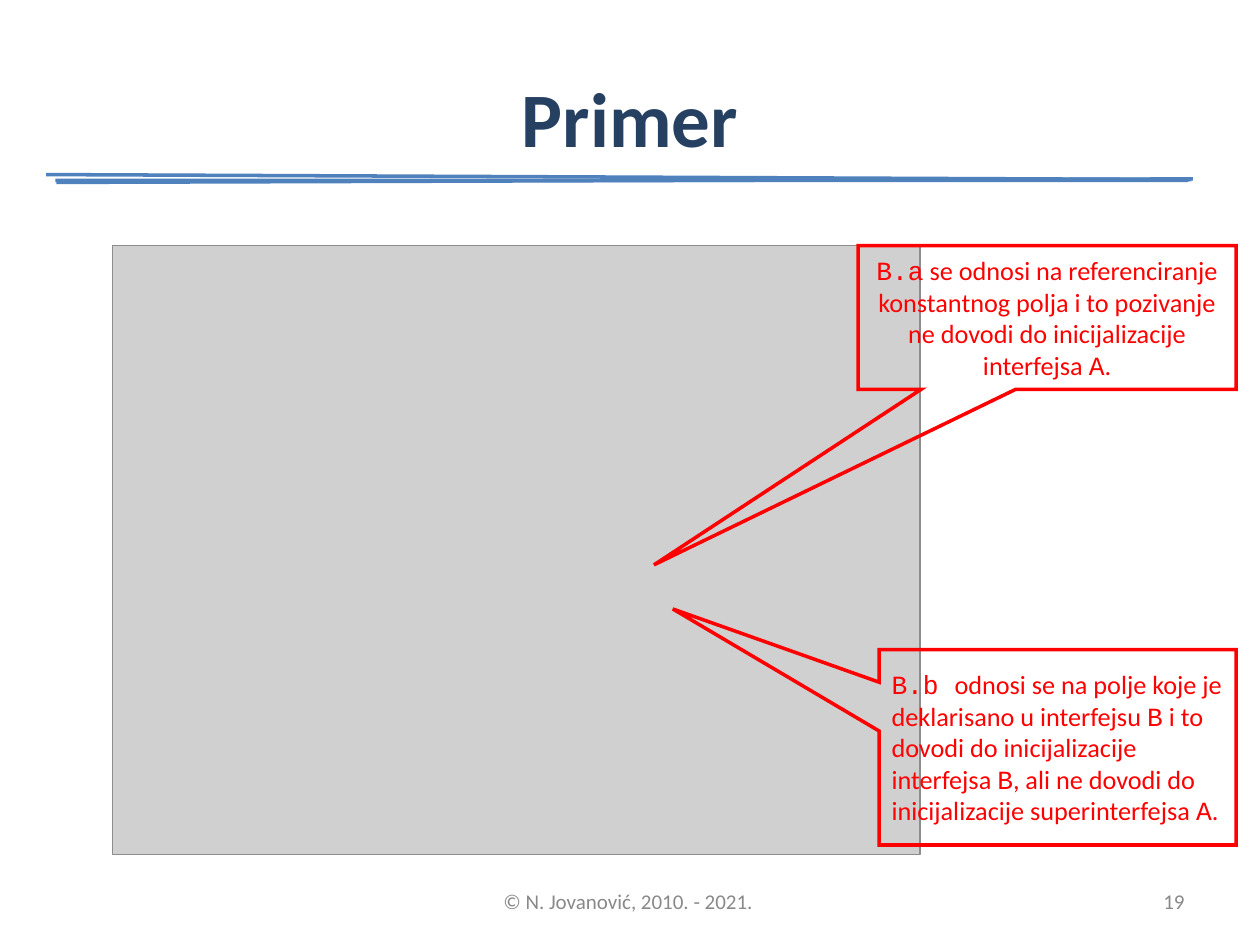
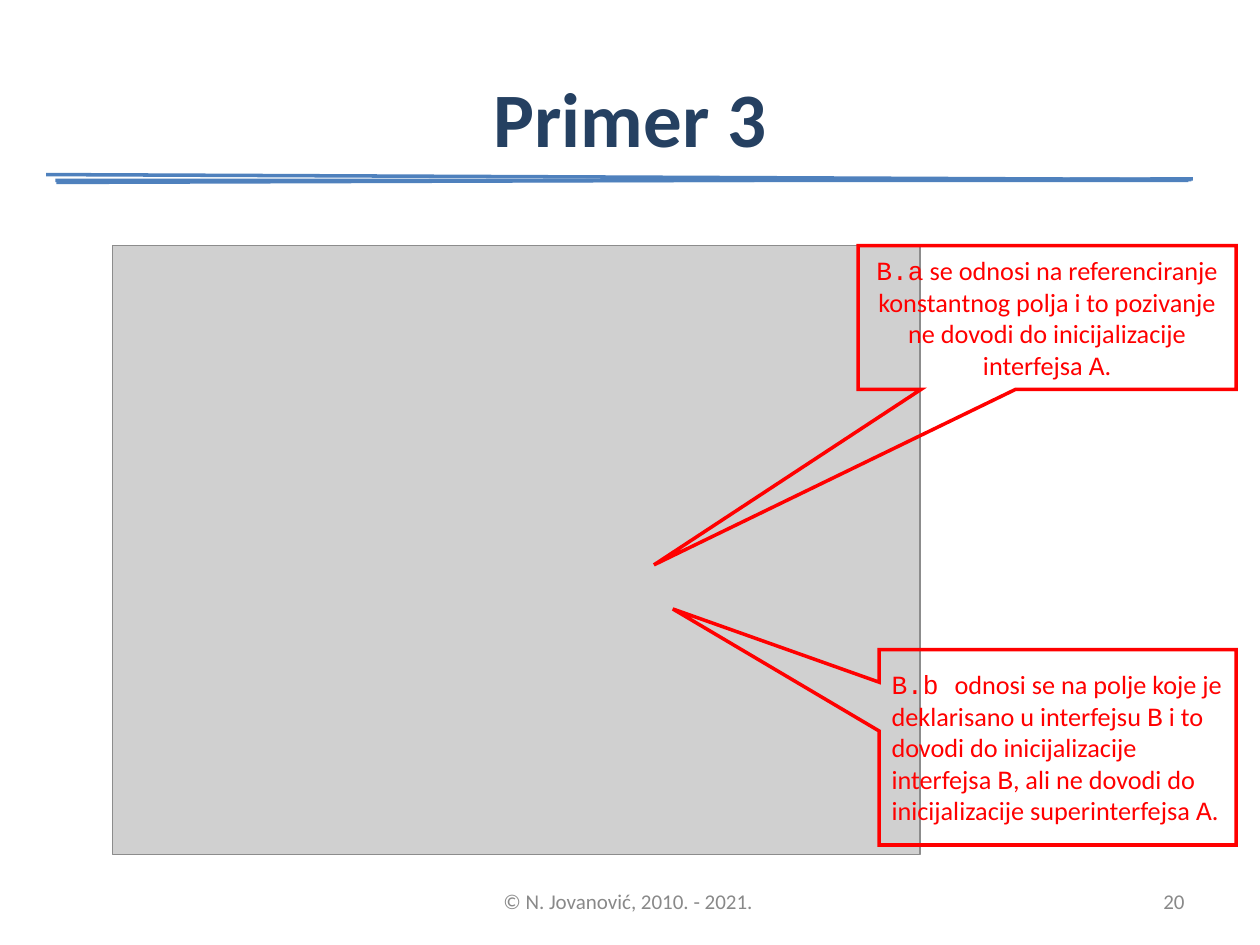
Before and after one commit to nndjov/oop2, a slide deck: slide 20 of 1_Izvrsavanja/1_IzvrsavanjePrograma.ppt (slide 19 before the commit). Drawn at 1260x945 pixels with LibreOffice and Linux fonts; fonts in the diff are those of the drawing; grey boxes stand for pictures. Boxes give left, top, right and bottom in pixels: in the first picture for what was removed or moved away, otherwise in the second. Text is boxed around its words. In the diff, an @@ line names an element or a change of style, - is before the commit and + after.

```diff
--- a/1_Izvrsavanja/1_IzvrsavanjePrograma.ppt
+++ b/1_Izvrsavanja/1_IzvrsavanjePrograma.ppt
@@ title at (x1=494, y1=93, x2=766, y2=148): text changed @@
-Primer
+Primer 3
@@ page number at (x1=1163, y1=895, x2=1184, y2=909): text changed @@
-19
+20
```
Also in this commit, not shown: 8 other slides changed, 6 slides added, 1 slide removed.
